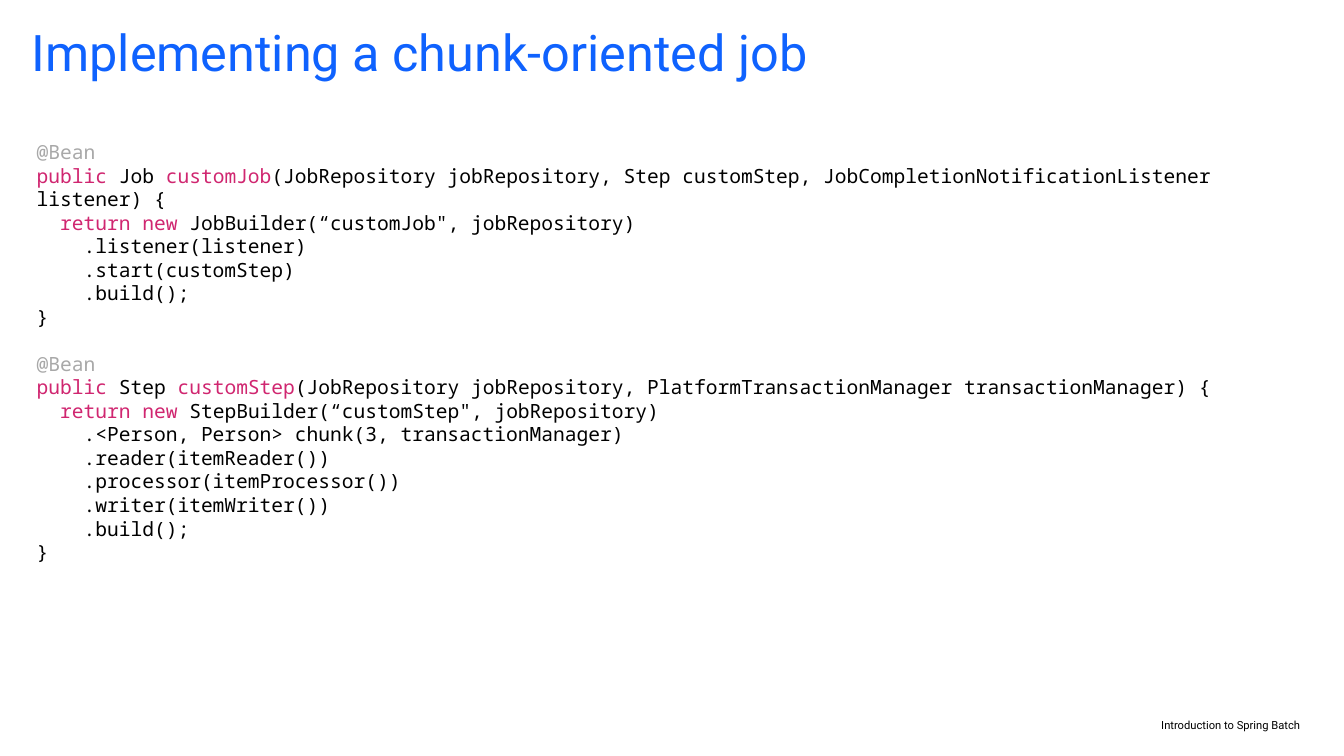
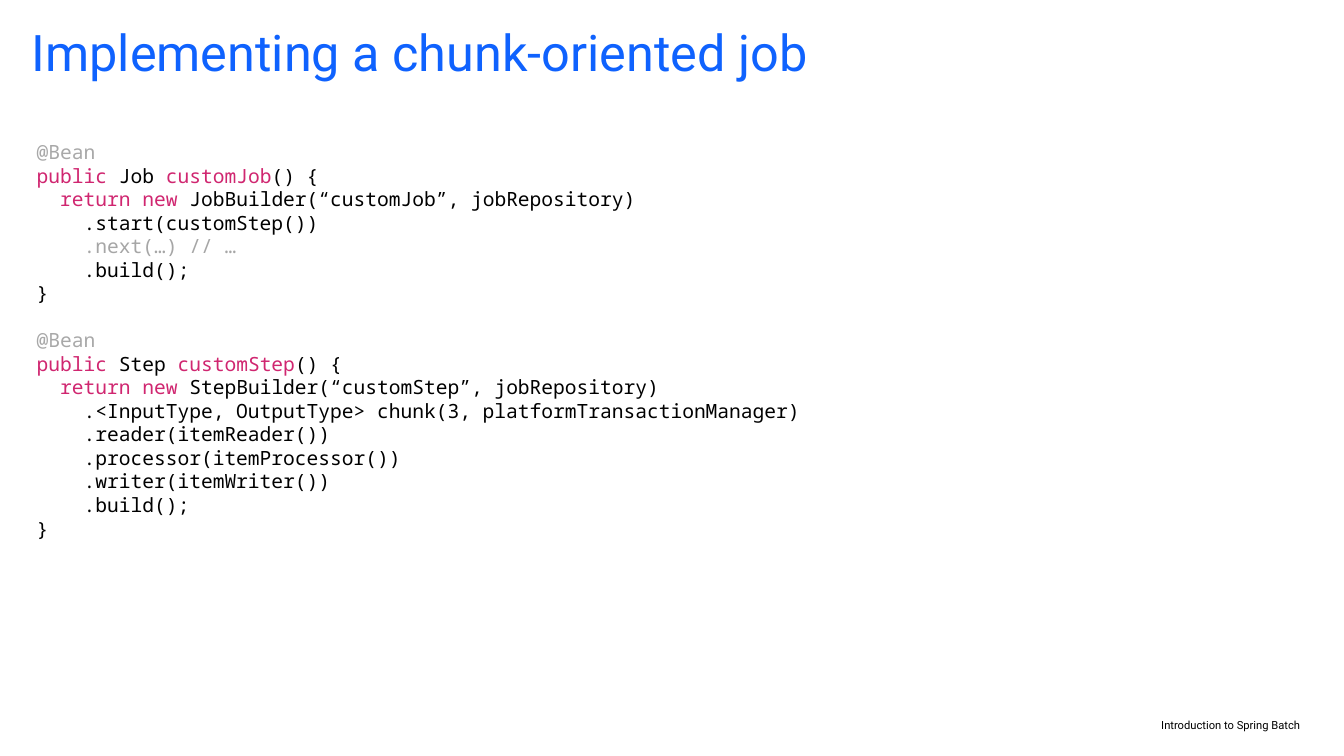
Before and after one commit to mateasmario/docs, a slide deck: slide 12 of Introduction to Spring Batch.pptx (slide 11 before the commit). Drawn at 1344x756 pixels with LibreOffice and Linux fonts; fonts in the diff are those of the drawing; background and template pictures are left out. Boxes give left, top, right and bottom in pixels: in the first picture for what was removed or moved away, otherwise in the second. Text is boxed around its words. In the diff, an @@ line names an element or a change of style, - is before the commit and + after.

```diff
--- a/Introduction to Spring Batch.pptx
+++ b/Introduction to Spring Batch.pptx
@@ text at <box>37,168,635,256</box>: text changed @@
-public Job customJob(JobRepository jobRepository, Step customStep, JobCompletionNotificationListener listener) {
-return new JobBuilder(“customJob", jobRepository)
-.listener(listener)
-.start(customStep)
+public Job customJob() {
+return new JobBuilder(“customJob”, jobRepository)
+.start(customStep())
+.next(…) // …
@@ text at <box>37,356,800,423</box>: text changed @@
-public Step customStep(JobRepository jobRepository, PlatformTransactionManager transactionManager) {
-return new StepBuilder(“customStep", jobRepository)
-.<Person, Person> chunk(3, transactionManager)
+public Step customStep() {
+return new StepBuilder(“customStep”, jobRepository)
+.<InputType, OutputType> chunk(3, platformTransactionManager)
```
Also in this commit, not shown: 4 other slides changed, 6 slides added, 2 slides removed.
